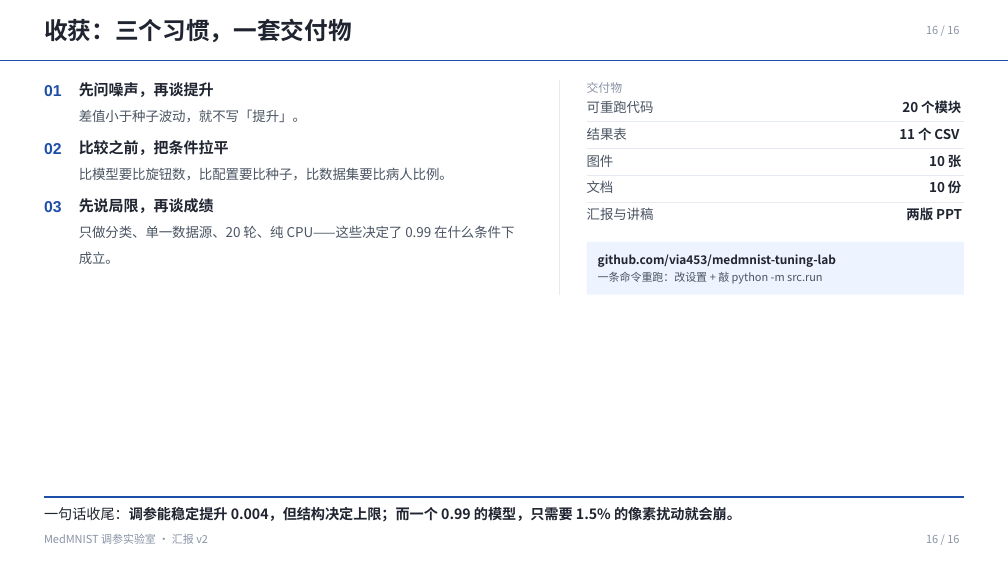
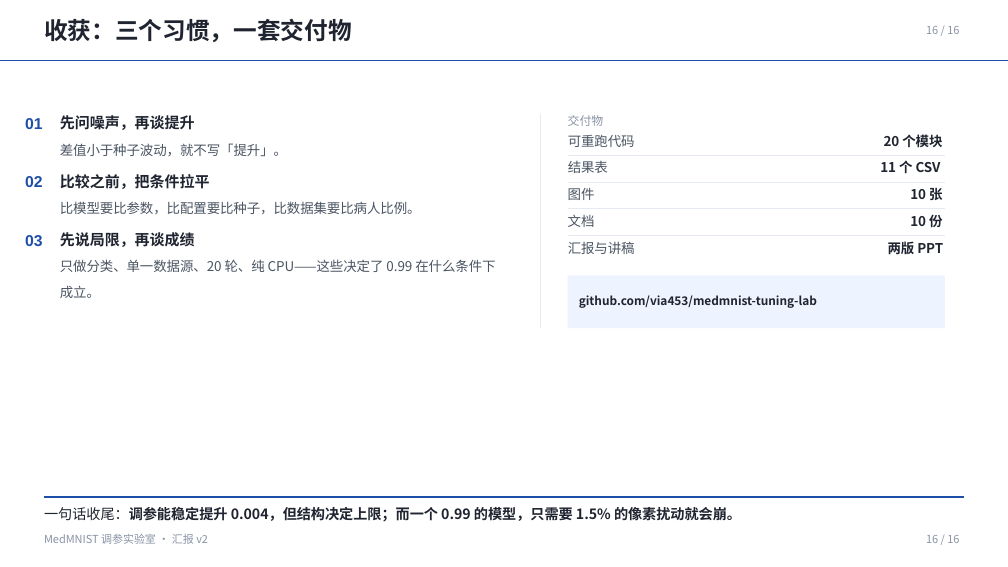
Before and after one commit to via453/medmnist-tuning-lab, a slide deck: slide 16 of MedMNIST调参实验室_汇报_v3/MedMNIST调参实验室_汇报_v3.pptx. Drawn at 1008x567 pixels with LibreOffice and Linux fonts; fonts in the diff are those of the drawing. Boxes give left, top, right and bottom in pixels: in the first picture for what was removed or moved away, otherwise in the second. Text is boxed around its words. In the diff, an @@ line names an element or a change of style, - is before the commit and + after.

```diff
--- a/MedMNIST调参实验室_汇报_v3/MedMNIST调参实验室_汇报_v3.pptx
+++ b/MedMNIST调参实验室_汇报_v3/MedMNIST调参实验室_汇报_v3.pptx
@@ 19 texts, 2 rectangles: place and size @@
-19 texts, 2 rectangles at (44, 80, 964, 295)
+19 texts, 2 rectangles at (25, 114, 945, 328)
@@ 3 freeform shapes: place and size @@
-3 freeform shapes at (587, 121, 964, 202)
+3 freeform shapes at (568, 128, 945, 209)
@@ text at (60, 201, 421, 214): text changed @@
-比模型要比旋钮数，比配置要比种子，比数据集要比病人比例。
+比模型要比参数，比配置要比种子，比数据集要比病人比例。
@@ freeform shape: place and size @@
-freeform shape at (587, 95, 964, 122)
+freeform shape at (568, 209, 945, 236)
@@ text "github.com/via453/medmnist-tuning-lab": place and size @@
-text "github.com/via453/medmnist-tuning-lab" at (598, 254, 836, 267)
+text "github.com/via453/medmnist-tuning-lab" at (579, 295, 817, 308)
@@ text removed at (598, 272, 823, 284) @@
-一条命令重跑：改设置 + 敲 python -m src.run
```
Also in this commit, not shown: 8 other slides changed, 7 slides added, 7 slides removed, 7 other files.
